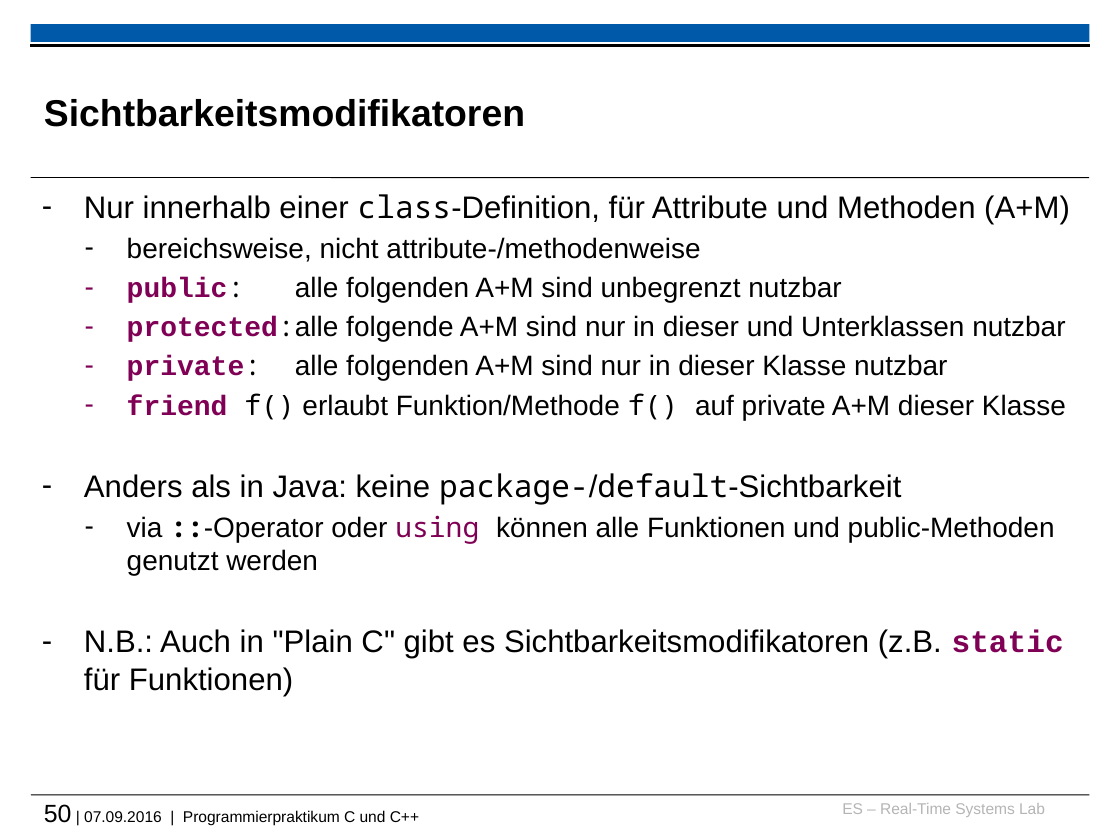
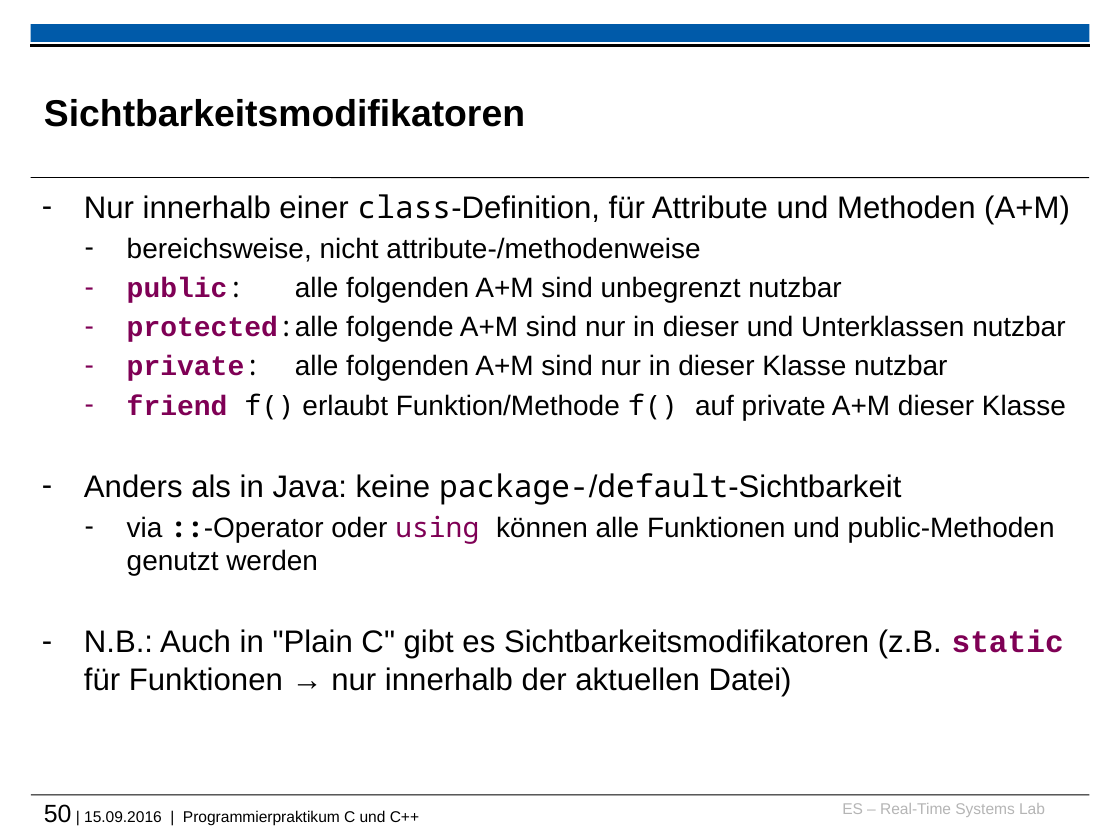
Before and after one commit to h82k/tud-cppp, a slide deck: slide 50 of cppp_lecture.pptx. Drawn at 1120x840 pixels with LibreOffice and Linux fonts; fonts in the diff are those of the drawing; background and template pictures are left out. Boxes give left, top, right and bottom in pixels: in the first picture for what was removed or moved away, otherwise in the second. Text is boxed around its words. In the diff, an @@ line names an element or a change of style, - is before the commit and + after.

```diff
--- a/cppp_lecture.pptx
+++ b/cppp_lecture.pptx
@@ text at box(84, 629, 1064, 696): text changed @@
-– N.B.: Auch in "Plain C" gibt es Sichtbarkeitsmodifikatoren (z.B. static für Funktionen)
+– N.B.: Auch in "Plain C" gibt es Sichtbarkeitsmodifikatoren (z.B. static für Funktionen → nur innerhalb der aktuellen Datei)
@@ text at box(44, 804, 419, 825): text changed @@
-50 | 07.09.2016 | Programmierpraktikum C und C++
+50 | 15.09.2016 | Programmierpraktikum C und C++
```
Also in this commit, not shown: 5 other slides changed, 1 other file.
